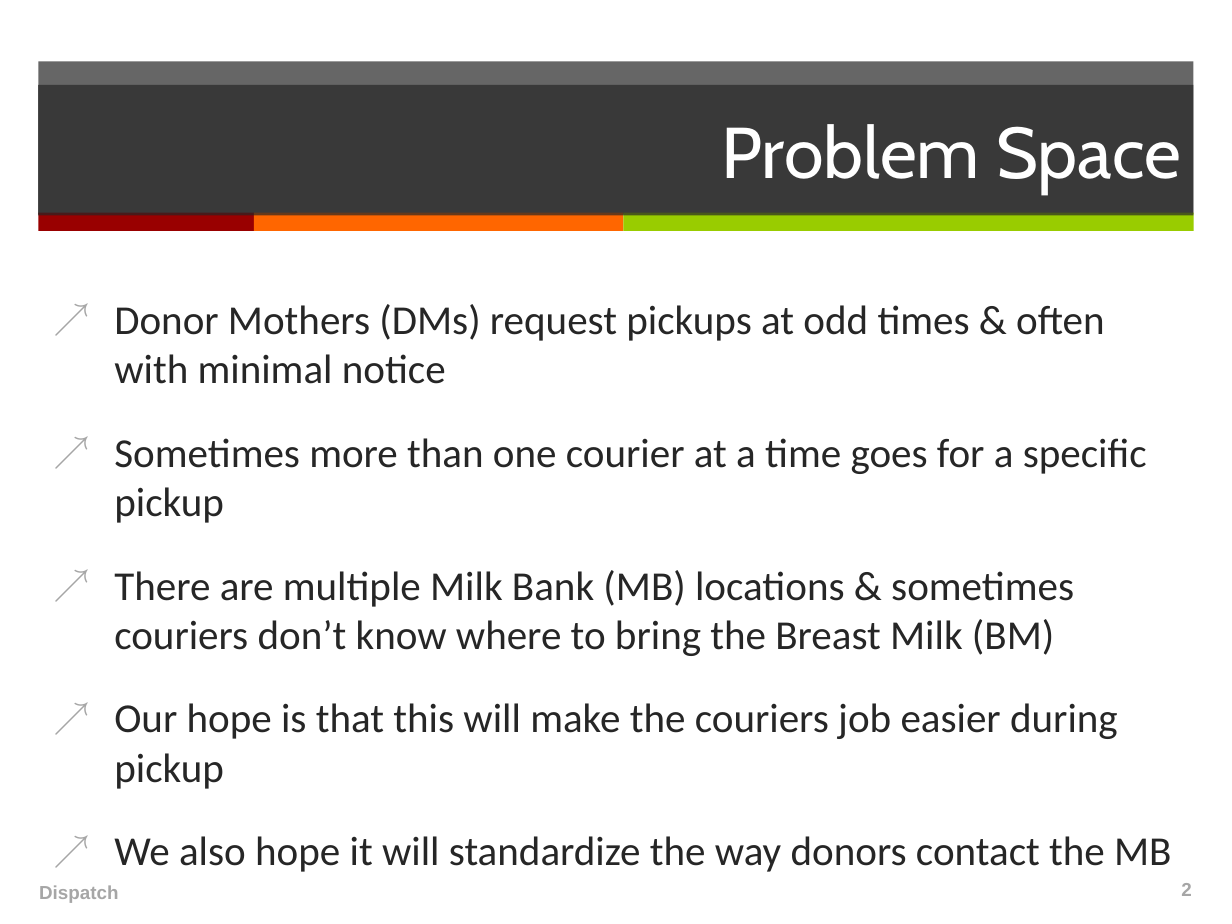
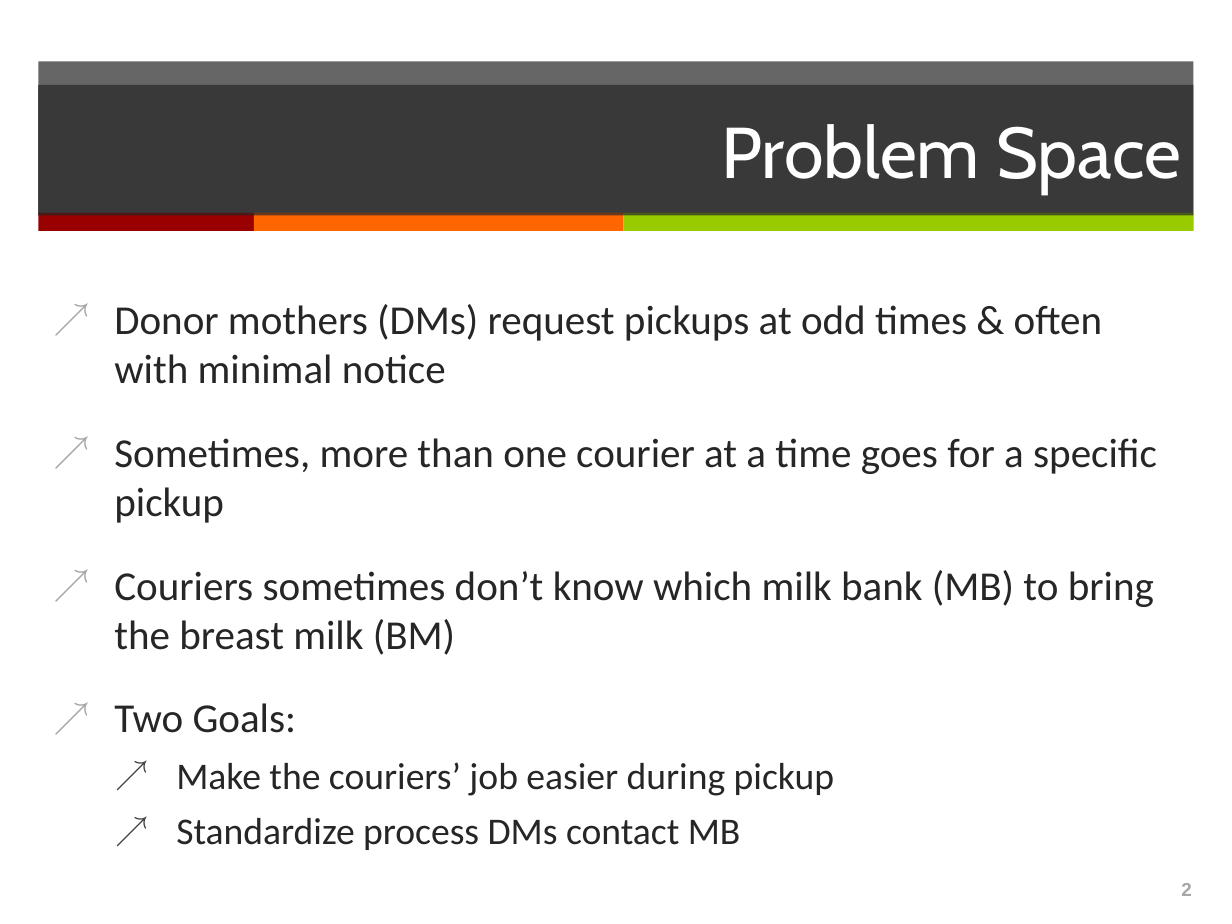
Before and after one commit to japacible/milk-banking-dispatch, a slide deck: slide 2 of presentations/presentation-draft-due-3-6.ppt. Drawn at 1232x924 pixels with LibreOffice and Linux fonts; fonts in the diff are those of the drawing. Boxes give left, top, right and bottom in pixels: in the first picture for what was removed or moved away, otherwise in the second. Text is boxed around its words. In the diff, an @@ line names an element or a change of style, - is before the commit and + after.

```diff
--- a/presentations/presentation-draft-due-3-6.ppt
+++ b/presentations/presentation-draft-due-3-6.ppt
@@ text at <box>114,304,1157,850</box>: text changed @@
-↗ Donor Mothers (DMs) request pickups at odd times & often with minimal notice
-↗ Sometimes more than one courier at a time goes for a specific pickup
-↗ There are multiple Milk Bank (MB) locations & sometimes couriers don’t know where to bring the Breast Milk (BM)
-↗ Our hope is that this will make the couriers job easier during pickup
-↗ We also hope it will standardize the way donors contact the MB
+↗ Donor mothers (DMs) request pickups at odd times & often with minimal notice
+↗ Sometimes, more than one courier at a time goes for a specific pickup
+↗ Couriers sometimes don’t know which milk bank (MB) to bring the breast milk (BM)
+↗ Two Goals:
+  ↗ Make the couriers’ job easier during pickup
+  ↗ Standardize process DMs contact MB
@@ text removed at <box>39,885,119,903</box> @@
-Dispatch
```
Also in this commit, not shown: 7 other slides changed, 1 slide added.
